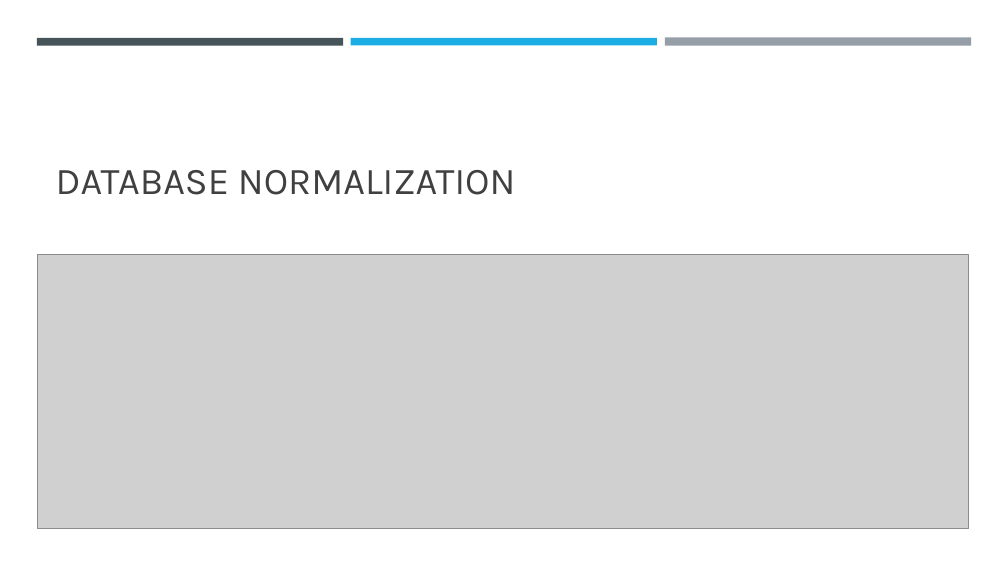
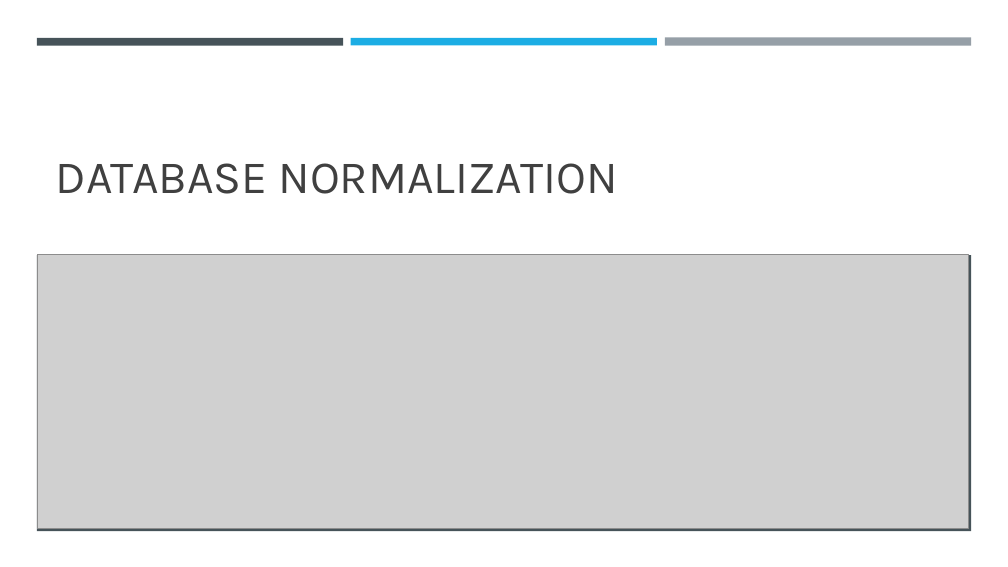
Before and after one commit to NONAME4322/ChatMate, a slide deck: slide 1 of Database normalization.pptx. Drawn at 1008x567 pixels with LibreOffice and Linux fonts; fonts in the diff are those of the drawing; grey boxes stand for pictures. Boxes give left, top, right and bottom in pixels: in the first picture for what was removed or moved away, otherwise in the second. Text is boxed around its words. In the diff, an @@ line names an element or a change of style, - is before the commit and + after.

```diff
--- a/Database normalization.pptx
+++ b/Database normalization.pptx
@@ rectangle removed at (0,0,1008,567) @@
@@ title "DATABASE NORMALIZATION" at (56,163,618,194): size 36 to 44 pt @@
@@ rectangle added at (37,255,972,531), fill #465359 @@
```
Also in this commit, not shown: 7 other slides changed, 4 slides added, 2 slides removed.
